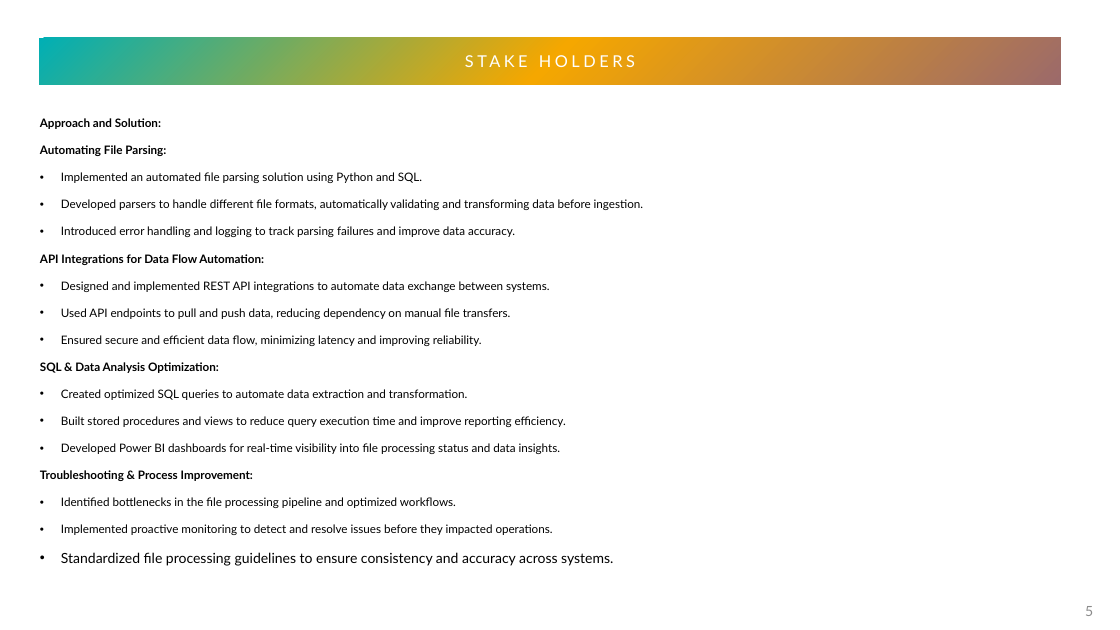
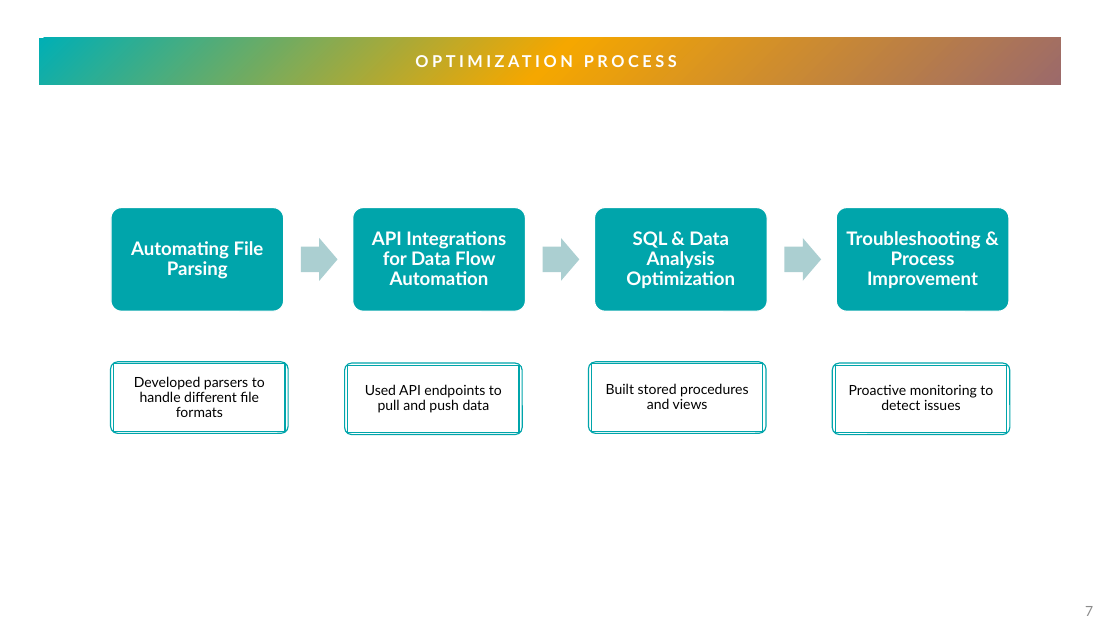
Before and after one commit to scidata-22/case-equity, a slide deck: slide 7 of myWork.pptx (slide 5 before the commit). Drawn at 1120x630 pixels with LibreOffice and Linux fonts; fonts in the diff are those of the drawing. Boxes give left, top, right and bottom in pixels: in the first picture for what was removed or moved away, otherwise in the second. Text is boxed around its words. In the diff, an @@ line names an element or a change of style, - is before the commit and + after.

Commit message:
WIP - ppt draft

```diff
--- a/myWork.pptx
+++ b/myWork.pptx
@@ text at bbox=[39, 38, 1061, 84]: text changed; bold on @@
-STAKE HOLDERS
+OPTIMIZATION PROCESS
@@ text removed at bbox=[40, 118, 643, 566] @@
-Approach and Solution:
-Automating File Parsing:
-• Implemented an automated file parsing solution using Python and SQL.
-• Developed parsers to handle different file formats, automatically validating and transforming data before ingestion.
-• Introduced error handling and logging to track parsing failures and improve data accuracy.
-API Integrations for Data Flow Automation:
-• Designed and implemented REST API integrations to automate data exchange between systems.
-• Used API endpoints to pull and push data, reducing dependency on manual file transfers.
-• Ensured secure and efficient data flow, minimizing latency and improving reliability.
-SQL & Data Analysis Optimization:
-• Created optimized SQL queries to automate data extraction and transformation.
-• Built stored procedures and views to reduce query execution time and improve reporting efficiency.
-• Developed Power BI dashboards for real-time visibility into file processing status and data insights.
-Troubleshooting & Process Improvement:
-• Identified bottlenecks in the file processing pipeline and optimized workflows.
-• Implemented proactive monitoring to detect and resolve issues before they impacted operations.
-• Standardized file processing guidelines to ensure consistency and accuracy across systems.
@@ group added at bbox=[111, 208, 1010, 311]: 4 rounded rectangles, 4 texts, 3 right arrows @@
+Automating File Parsing
+API Integrations for Data Flow Automation
+SQL & Data Analysis Optimization
+Troubleshooting & Process Improvement
@@ rounded rectangle added at bbox=[111, 362, 288, 434], fill #FFFFFF, outline #00A5AB 1 pt @@
@@ rectangle added at bbox=[113, 364, 285, 431], fill #FFFFFF, outline #00A5AB 1 pt, 12 pt, text #000000 @@
+Developed parsers to handle different file formats
@@ rounded rectangle added at bbox=[344, 363, 522, 434], fill #FFFFFF, outline #00A5AB 1 pt @@
@@ rectangle added at bbox=[348, 365, 519, 433], fill #FFFFFF, outline #00A5AB 1 pt, 12 pt, text #000000 @@
+Used API endpoints to pull and push data
@@ rounded rectangle added at bbox=[589, 362, 766, 434], fill #FFFFFF, outline #00A5AB 1 pt @@
@@ rectangle added at bbox=[592, 364, 763, 431], fill #FFFFFF, outline #00A5AB 1 pt, 12 pt, text #000000 @@
+Built stored procedures and views
@@ rounded rectangle added at bbox=[833, 363, 1010, 434], fill #FFFFFF, outline #00A5AB 1 pt @@
@@ rectangle added at bbox=[836, 365, 1007, 433], fill #FFFFFF, outline #00A5AB 1 pt, 12 pt, text #000000 @@
+Proactive monitoring to detect issues
@@ page number at bbox=[1085, 606, 1093, 616]: text changed @@
-5
+7
```
Also in this commit, not shown: 5 other slides changed, 7 slides added, 3 slides removed.
